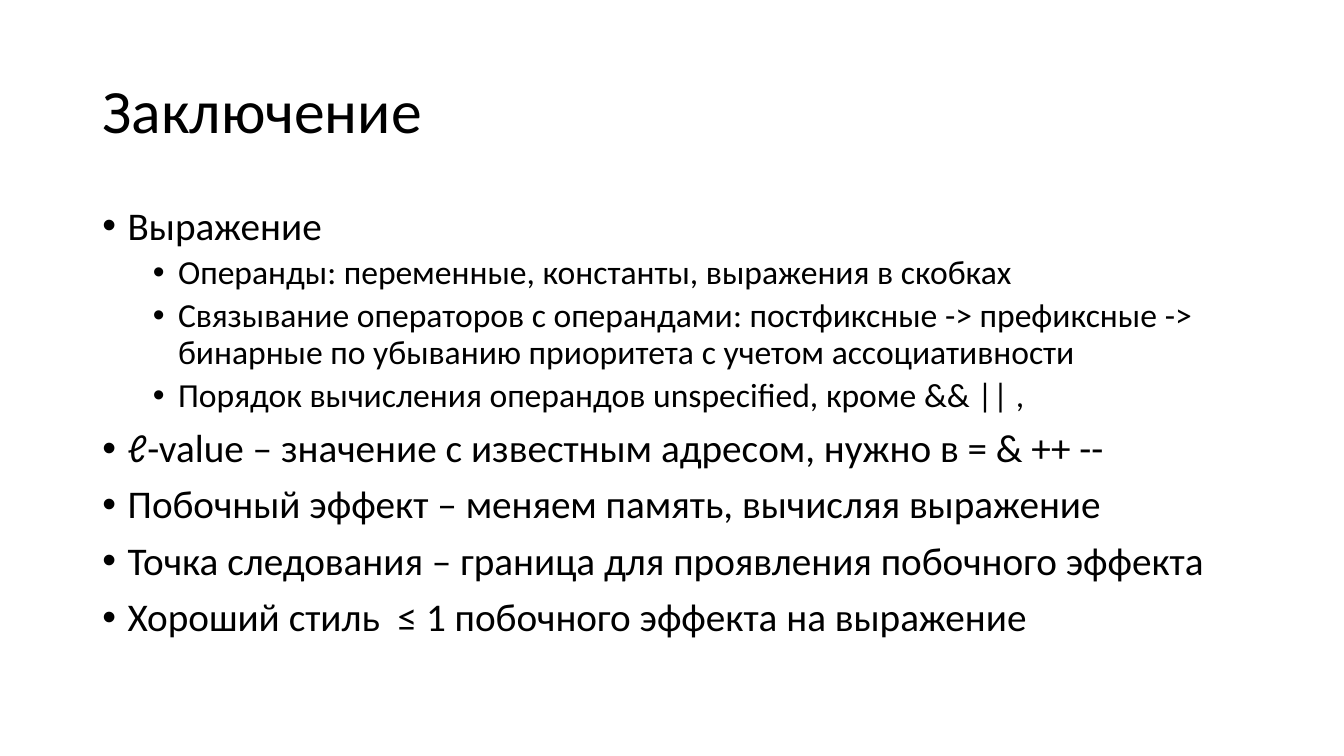
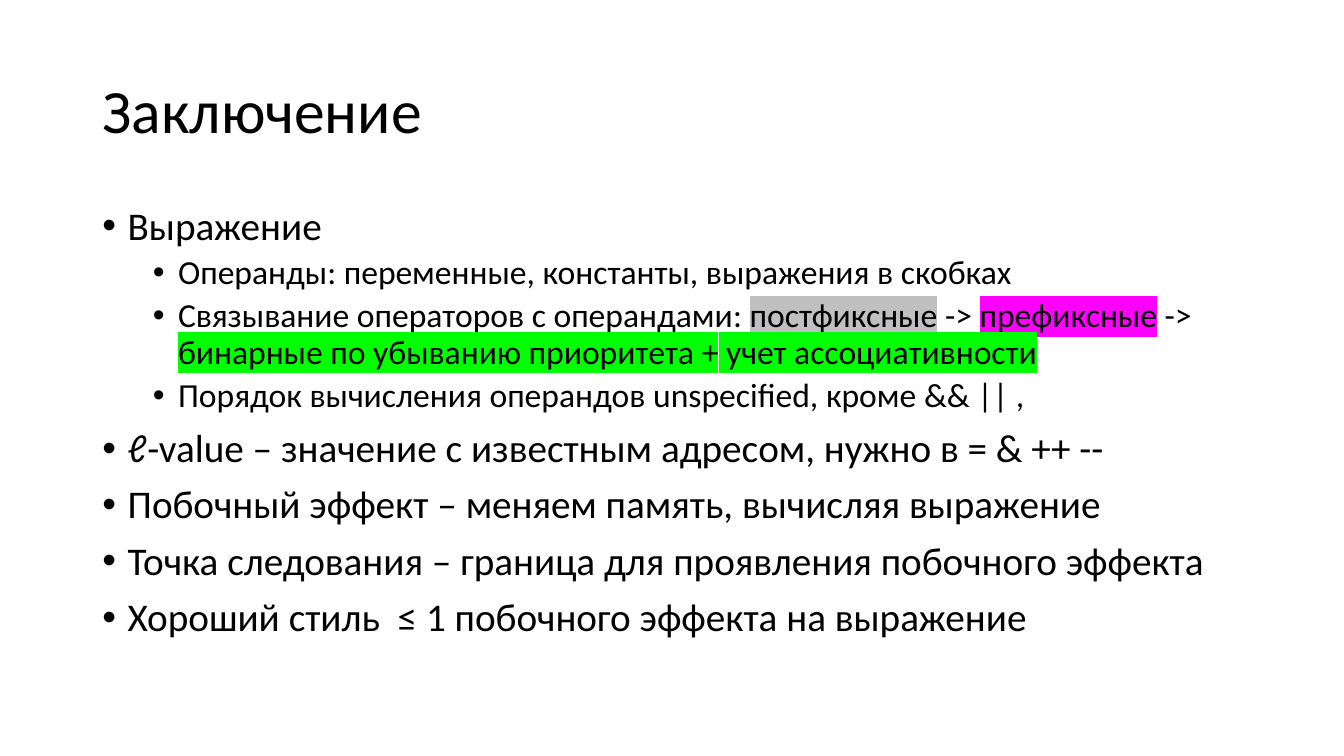
Before and after one commit to Evgueni-Petrov-aka-espetrov/Algorithms-and-Programming-in-C-pptx, a slide deck: slide 26 of 004 Побочные эффекты выражений в Си.pptx. Drawn at 1344x756 pixels with LibreOffice and Linux fonts; fonts in the diff are those of the drawing. Boxes give left, top, right and bottom in pixels: in the first picture for what was removed or moved away, otherwise in the second. Text is boxed around its words. In the diff, an @@ line names an element or a change of style, - is before the commit and + after.

```diff
--- a/004 Побочные эффекты выражений в Си.pptx
+++ b/004 Побочные эффекты выражений в Си.pptx
@@ text at bbox=[178, 300, 1157, 370]: text changed @@
-  • Связывание операторов с операндами: постфиксные -> префиксные -> бинарные по убыванию приоритета c учетом ассоциативности
+  • Связывание операторов с операндами: постфиксные -> префиксные -> бинарные по убыванию приоритета + учет ассоциативности
```
Also in this commit, not shown: 15 other slides changed.
